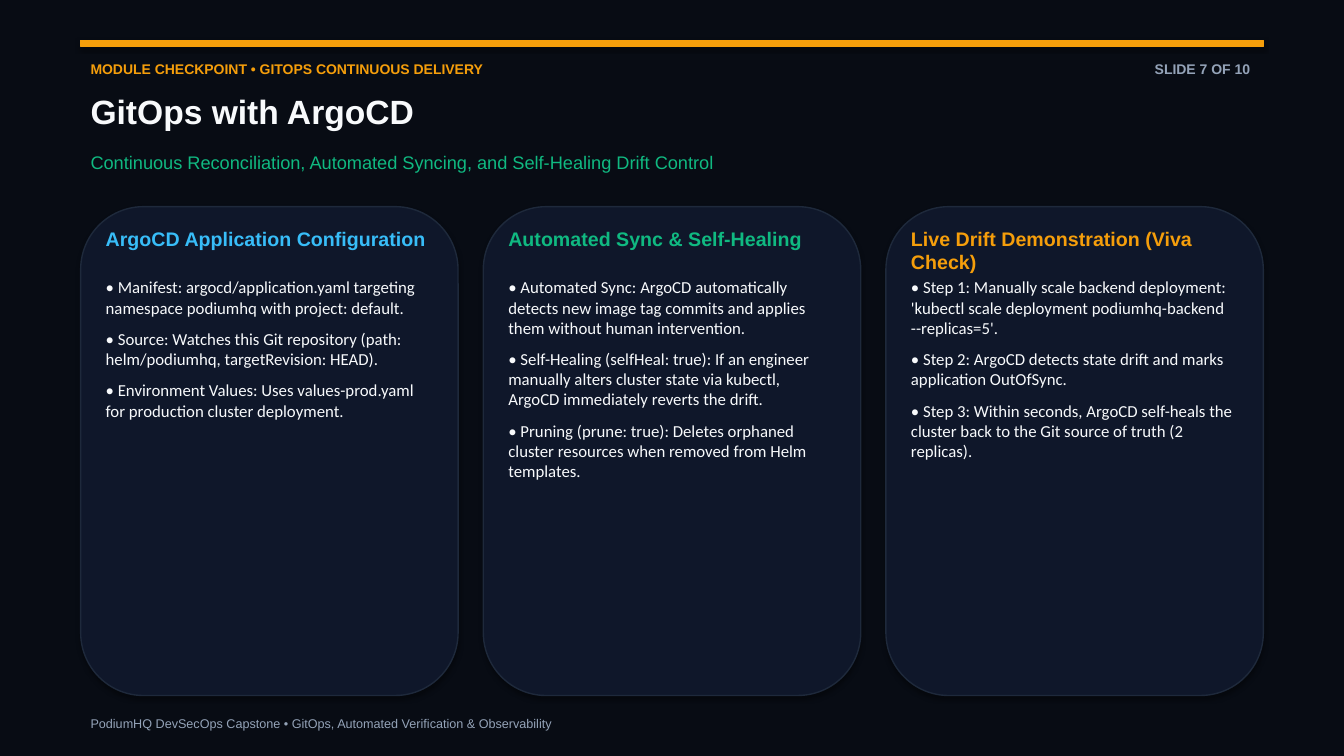
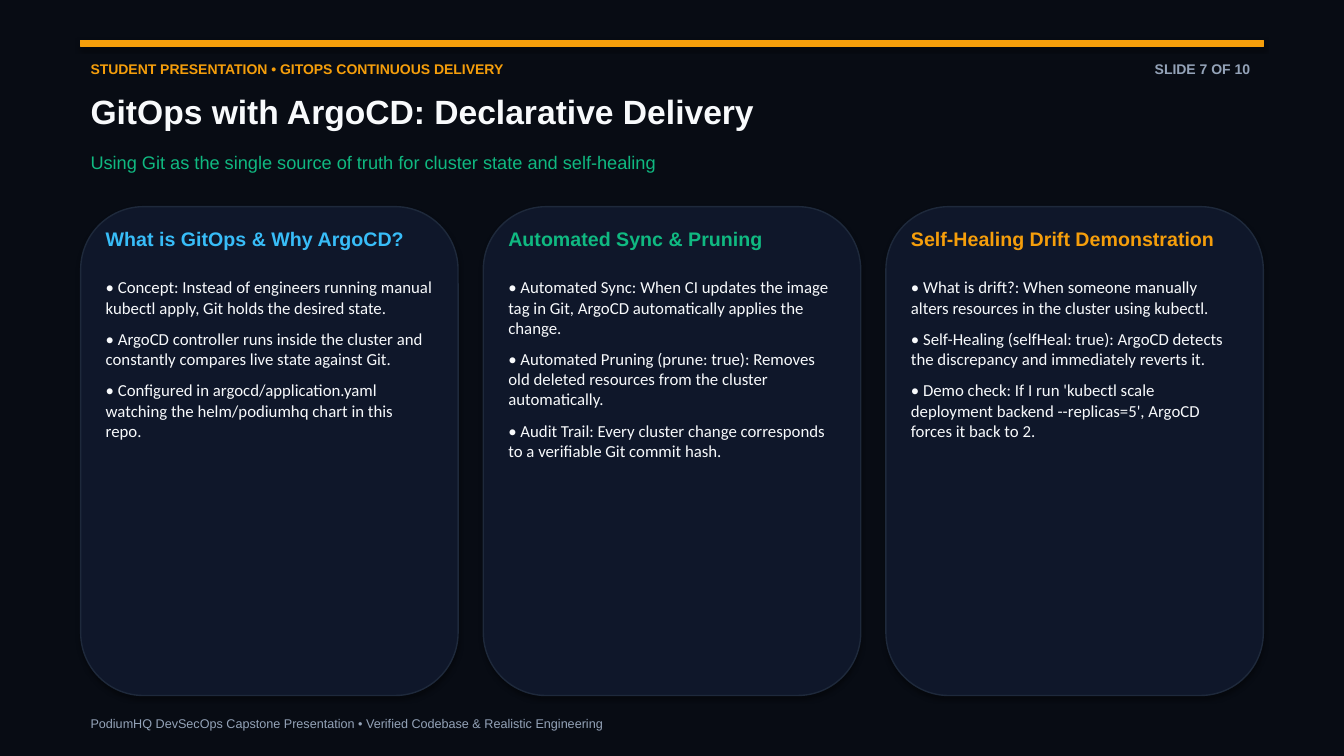
Before and after one commit to nandakishore-dasari/podiumHQ, a slide deck: slide 7 of demo/slides.pptx. Drawn at 1344x756 pixels with LibreOffice and Linux fonts; fonts in the diff are those of the drawing. Boxes give left, top, right and bottom in pixels: in the first picture for what was removed or moved away, otherwise in the second. Text is boxed around its words. In the diff, an @@ line names an element or a change of style, - is before the commit and + after.

Commit message:
docs(presentation): revise slides and PDF to student-friendly presentation with natural speaking lines

```diff
--- a/demo/slides.pptx
+++ b/demo/slides.pptx
@@ text at [91, 64, 503, 74]: text changed @@
-MODULE CHECKPOINT • GITOPS CONTINUOUS DELIVERY
+STUDENT PRESENTATION • GITOPS CONTINUOUS DELIVERY
@@ text at [91, 99, 754, 131]: text changed @@
-GitOps with ArgoCD
+GitOps with ArgoCD: Declarative Delivery
@@ text at [91, 156, 656, 173]: text changed @@
-Continuous Reconciliation, Automated Syncing, and Self-Healing Drift Control
+Using Git as the single source of truth for cluster state and self-healing
@@ text at [106, 231, 404, 250]: text changed @@
-ArgoCD Application Configuration
+What is GitOps & Why ArgoCD?
@@ text at [508, 232, 762, 250]: text changed @@
-Automated Sync & Self-Healing
+Automated Sync & Pruning
@@ text at [911, 231, 1213, 250]: text changed @@
-Live Drift Demonstration (Viva Check)
+Self-Healing Drift Demonstration
@@ text at [106, 281, 432, 440]: text changed @@
-• Manifest: argocd/application.yaml targeting namespace podiumhq with project: default.
-• Source: Watches this Git repository (path: helm/podiumhq, targetRevision: HEAD).
-• Environment Values: Uses values-prod.yaml for production cluster deployment.
+• Concept: Instead of engineers running manual kubectl apply, Git holds the desired state.
+• ArgoCD controller runs inside the cluster and constantly compares live state against Git.
+• Configured in argocd/application.yaml watching the helm/podiumhq chart in this repo.
@@ text at [508, 281, 828, 457]: text changed @@
-• Automated Sync: ArgoCD automatically detects new image tag commits and applies them without human intervention.
-• Self-Healing (selfHeal: true): If an engineer manually alters cluster state via kubectl, ArgoCD immediately reverts the drift.
-• Pruning (prune: true): Deletes orphaned cluster resources when removed from Helm templates.
+• Automated Sync: When CI updates the image tag in Git, ArgoCD automatically applies the change.
+• Automated Pruning (prune: true): Removes old deleted resources from the cluster automatically.
+• Audit Trail: Every cluster change corresponds to a verifiable Git commit hash.
@@ text at [911, 281, 1223, 437]: text changed @@
-• Step 1: Manually scale backend deployment: 'kubectl scale deployment podiumhq-backend --replicas=5'.
-• Step 2: ArgoCD detects state drift and marks application OutOfSync.
-• Step 3: Within seconds, ArgoCD self-heals the cluster back to the Git source of truth (2 replicas).
+• What is drift?: When someone manually alters resources in the cluster using kubectl.
+• Self-Healing (selfHeal: true): ArgoCD detects the discrepancy and immediately reverts it.
+• Demo check: If I run 'kubectl scale deployment backend --replicas=5', ArgoCD forces it back to 2.
@@ text at [91, 719, 603, 731]: text changed @@
-PodiumHQ DevSecOps Capstone • GitOps, Automated Verification & Observability
+PodiumHQ DevSecOps Capstone Presentation • Verified Codebase & Realistic Engineering
```
Also in this commit, not shown: 9 other slides changed, 3 other files.
